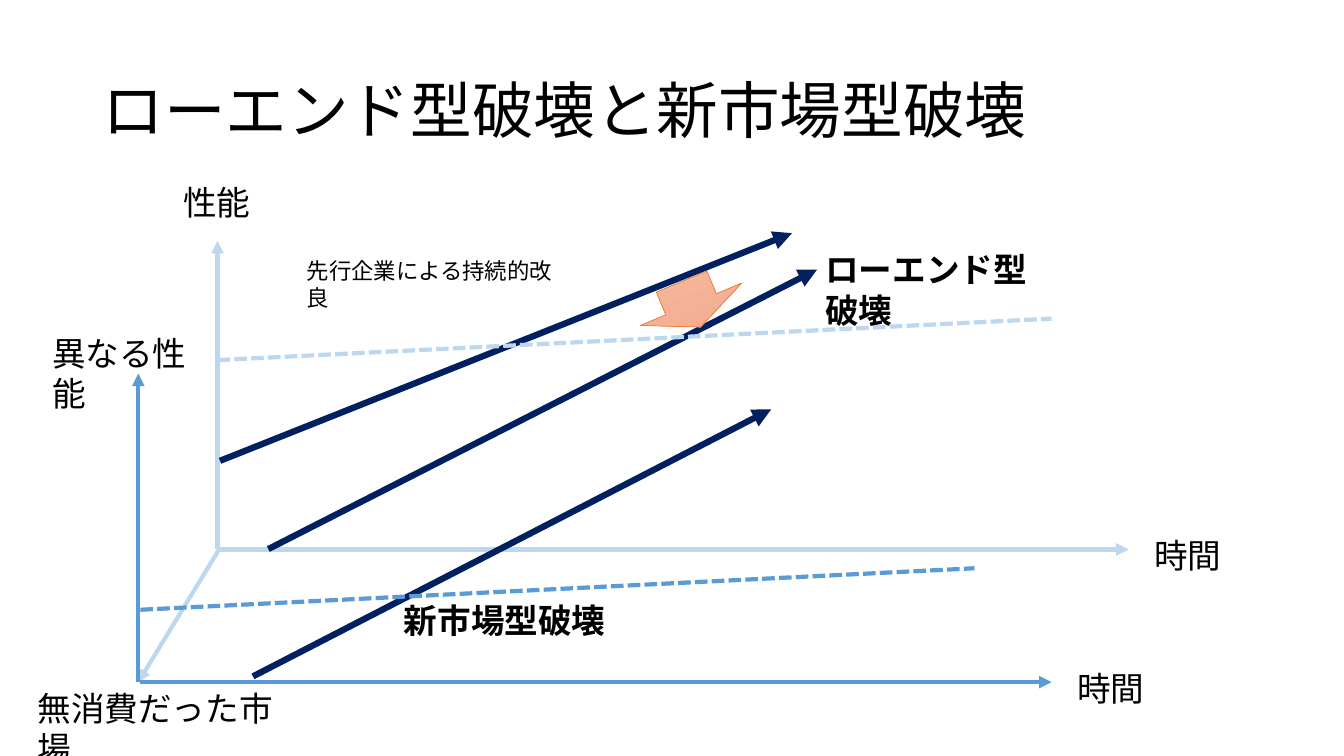
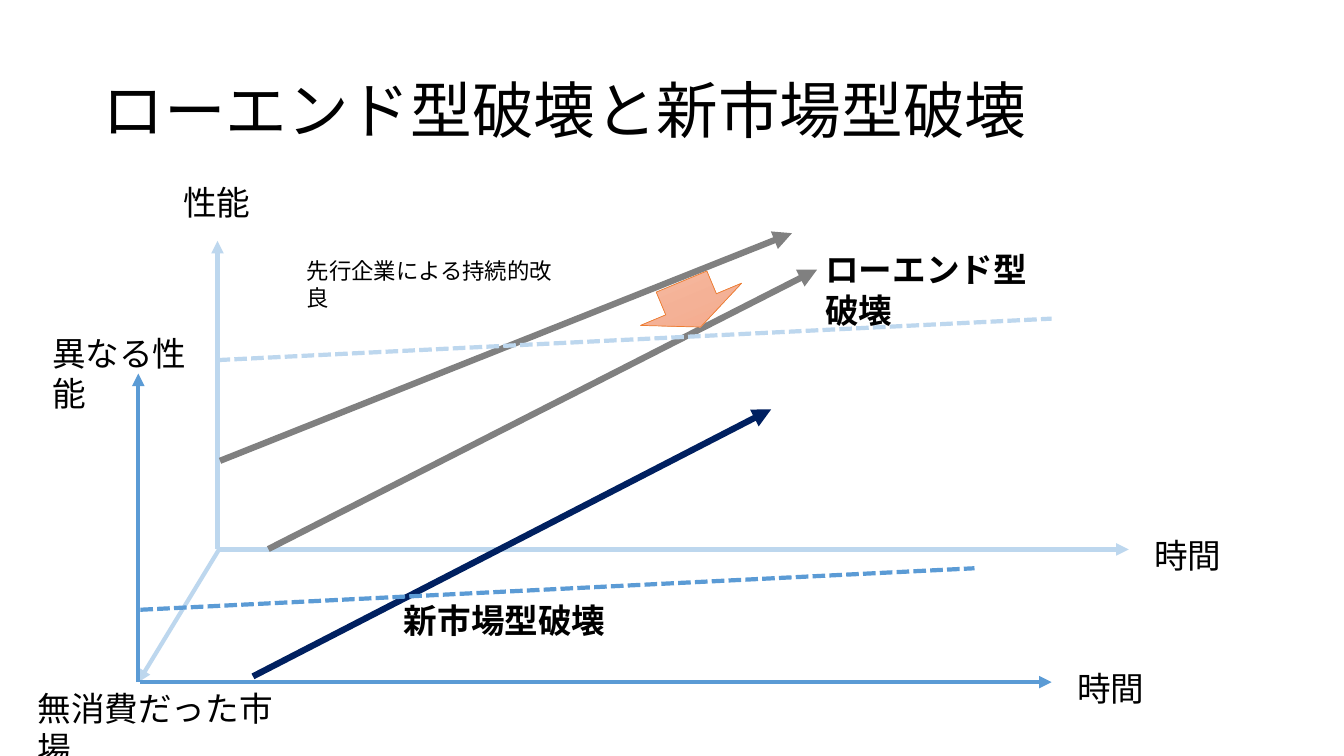
Before and after one commit to satoyoshiharu/innovation_design, a slide deck: slide 7 of figures.pptx. Drawn at 1344x756 pixels with LibreOffice and Linux fonts; fonts in the diff are those of the drawing. Boxes give left, top, right and bottom in pixels: in the first picture for what was removed or moved away, otherwise in the second. Text is boxed around its words. In the diff, an @@ line names an element or a change of style, - is before the commit and + after.

Commit message:
updates

```diff
--- a/figures.pptx
+++ b/figures.pptx
@@ arrow (220, 461) - (792, 233): stroke #002060 4.5 pt to #808080 4.5 pt @@
@@ arrow (268, 549) - (818, 269): stroke #002060 4.5 pt to #808080 4.5 pt @@
```
Also in this commit, not shown: 15 slides added.
